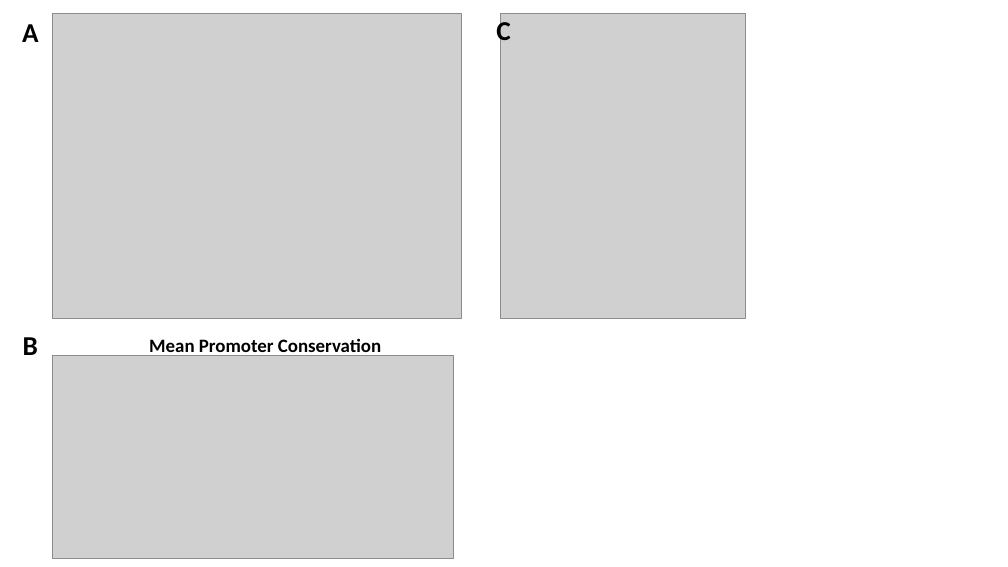
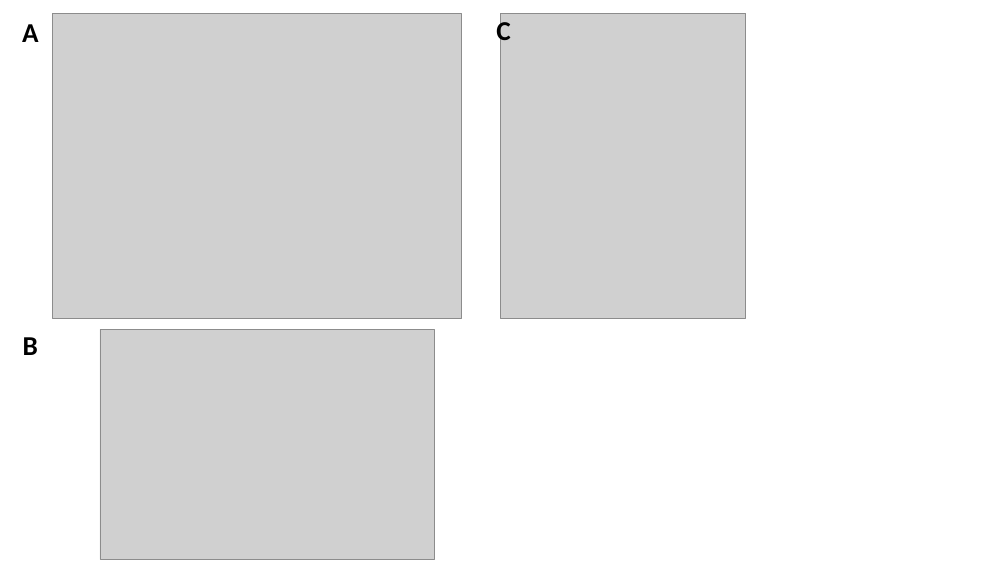
Before and after one commit to christoforos-nikolaou/YeastSegmentationDuplicates, a slide deck: slide 1 of Figures/Figure3.pptx. Drawn at 1008x567 pixels with LibreOffice and Linux fonts; fonts in the diff are those of the drawing; grey boxes stand for pictures. Boxes give left, top, right and bottom in pixels: in the first picture for what was removed or moved away, otherwise in the second. Text is boxed around its words. In the diff, an @@ line names an element or a change of style, - is before the commit and + after.

```diff
--- a/Figures/Figure3.pptx
+++ b/Figures/Figure3.pptx
@@ picture: place and size @@
-picture at box(53, 355, 454, 559)
+picture at box(100, 330, 434, 560)
@@ text removed at box(149, 338, 381, 357) @@
-Mean Promoter Conservation
```
Also in this commit, not shown: 31 other files.
